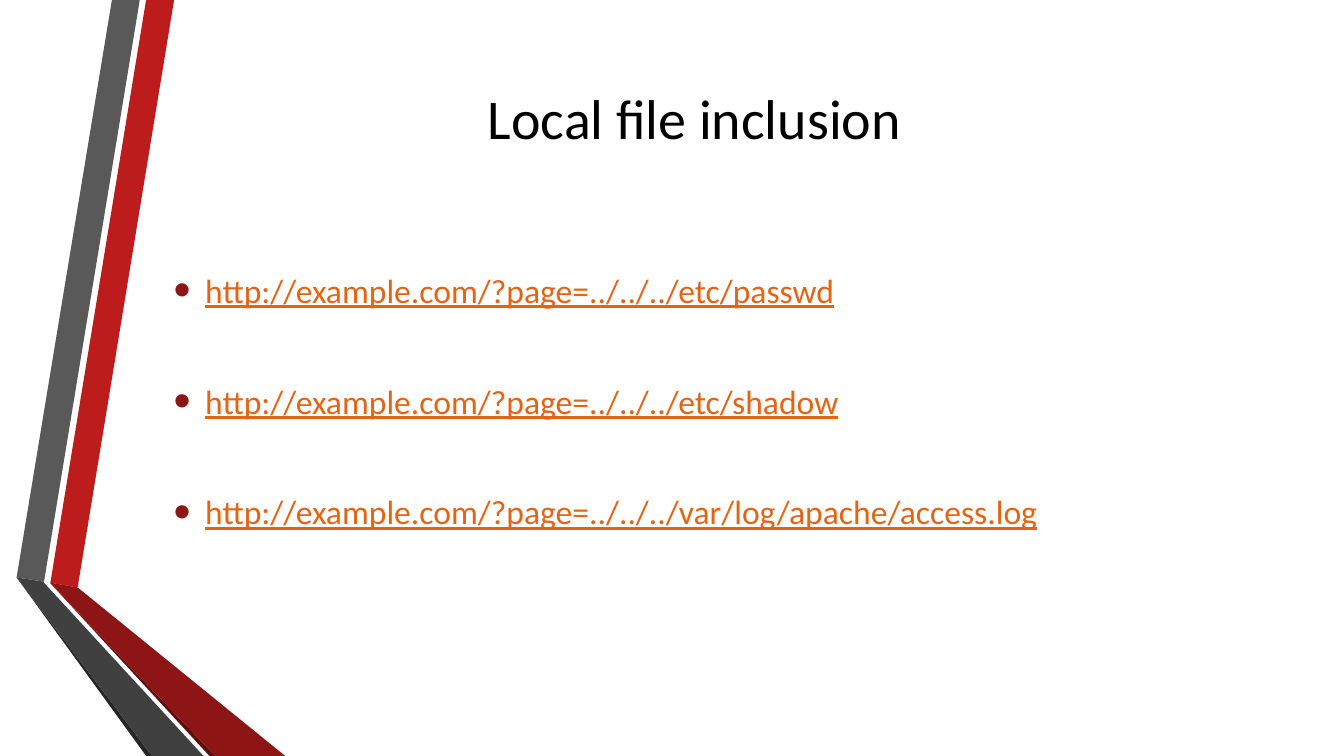
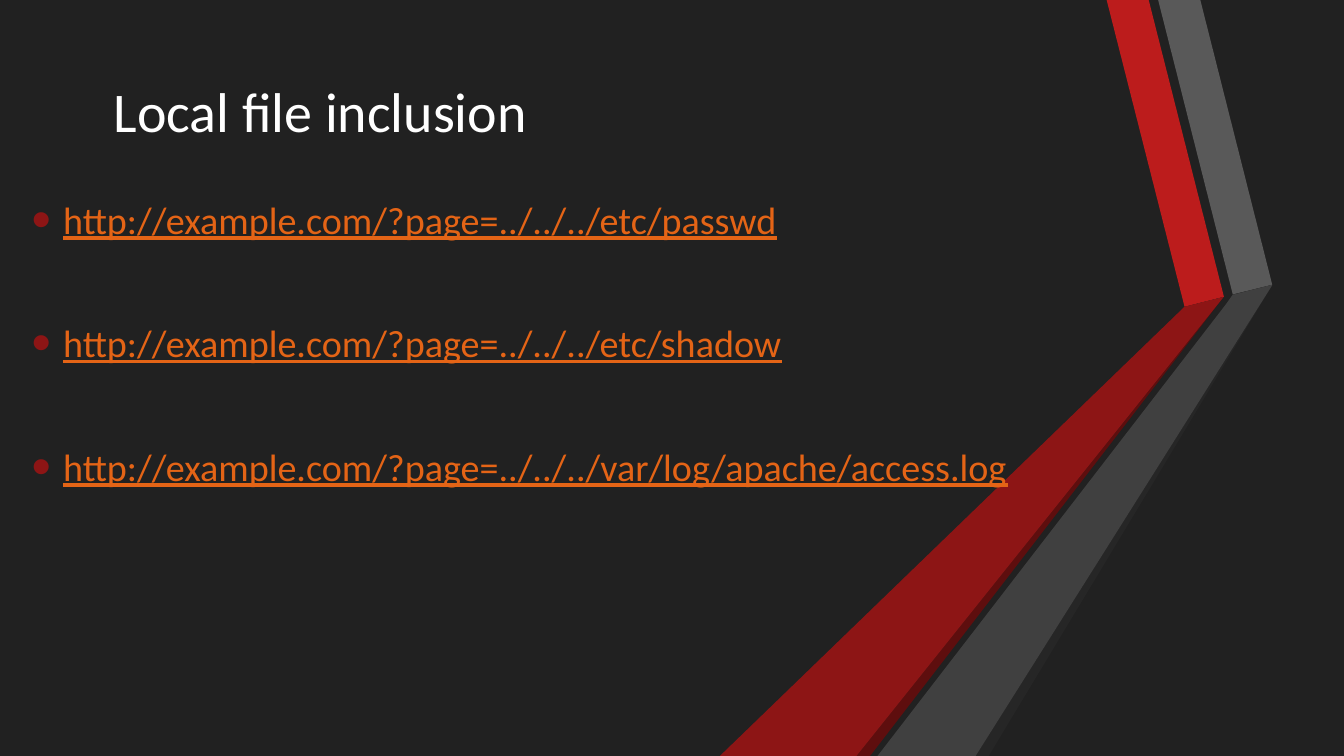
Before and after one commit to umisc/workshops, a slide deck: slide 11 of Workshop_2/workshop-2-slides.pptx. Drawn at 1344x756 pixels with LibreOffice and Linux fonts; fonts in the diff are those of the drawing; background and template pictures are left out. Boxes give left, top, right and bottom in pixels: in the first picture for what was removed or moved away, otherwise in the second. Text is boxed around its words. In the diff, an @@ line names an element or a change of style, - is before the commit and + after.

```diff
--- a/Workshop_2/workshop-2-slides.pptx
+++ b/Workshop_2/workshop-2-slides.pptx
@@ background picture (left out) to #212121 @@
@@ rectangle added at [0,0,1344,756], fill #212121 @@
@@ freeform shape at [16,0,139,582]: fill #595959 to #FFFFFF @@
@@ title "Local file inclusion": place and size @@
-title "Local file inclusion" at [488,100,901,140]
+title "Local file inclusion" at [114,93,527,133]
@@ title "Local file inclusion" at [114,93,527,133]: text colour #000000 to #FFFFFF; alignment centre to left @@
@@ text "http://example.com/?page=../../../etc/passwd": place and size @@
-text "http://example.com/?page=../../../etc/passwd" at [205,279,1037,530]
+text "http://example.com/?page=../../../etc/passwd" at [63,207,1006,490]
@@ text "http://example.com/?page=../../../etc/passwd" at [63,207,1006,490]: size 24 to 27.2 pt; vertical alignment middle to top @@
@@ group added at [720,0,1273,756]: 6 freeform shapes @@
@@ freeform shape at [16,578,151,756]: fill #262626 to #FFFFFF @@
@@ freeform shape at [16,578,203,756]: fill #404040 to #FFFFFF @@
```
Also in this commit, not shown: 12 other slides changed, 2 slides added, 1 slide removed.
